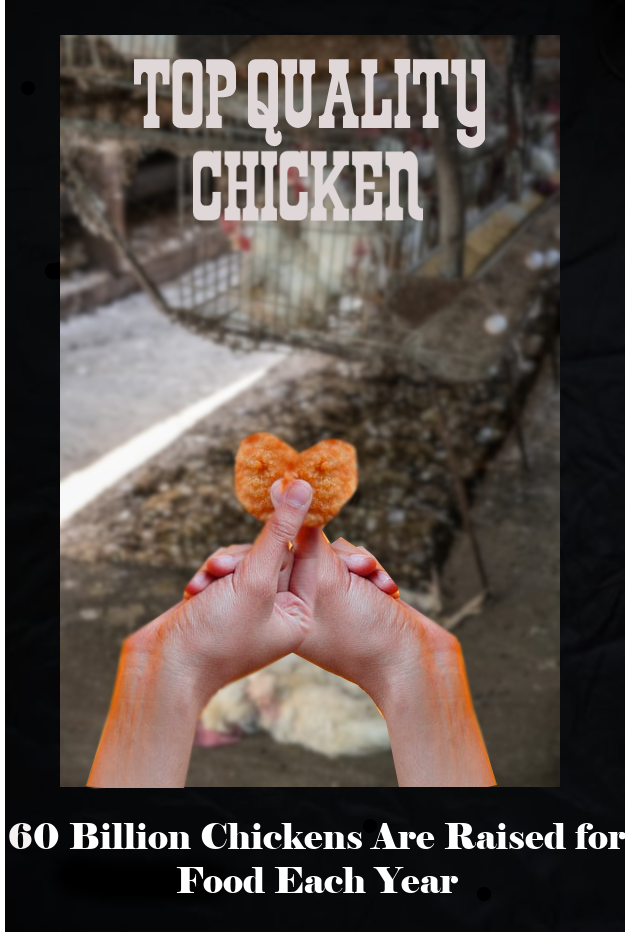
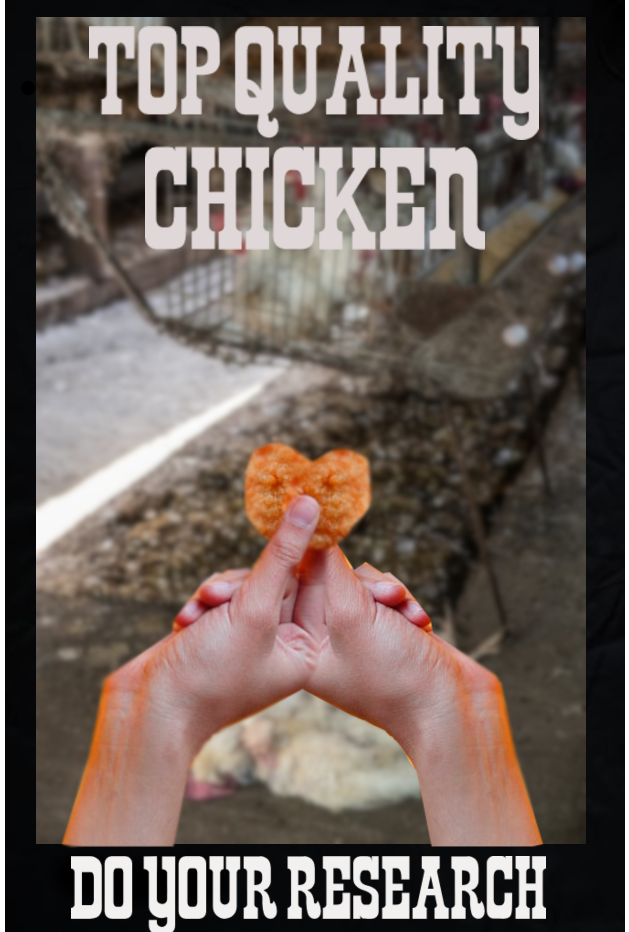
Revision of a layered 629 × 932 image; what changed, layer by layer:
renamed "60 Billion Chickens Are Raised..." to "action_message.png", moved it above "top_quality.png", painted on it over left=9, top=822, right=625, bottom=932
moved "top_quality.png" above "chicken_text.png", painted on it over left=89, top=26, right=539, bottom=148
painted on "chicken_text.png" over left=145, top=146, right=485, bottom=250
painted on "chicken.png" over left=60, top=431, right=375, bottom=849
painted on "flipped_chicken.xcf" over left=222, top=415, right=544, bottom=847
painted on "factory farming.jfif" over left=36, top=17, right=586, bottom=844
